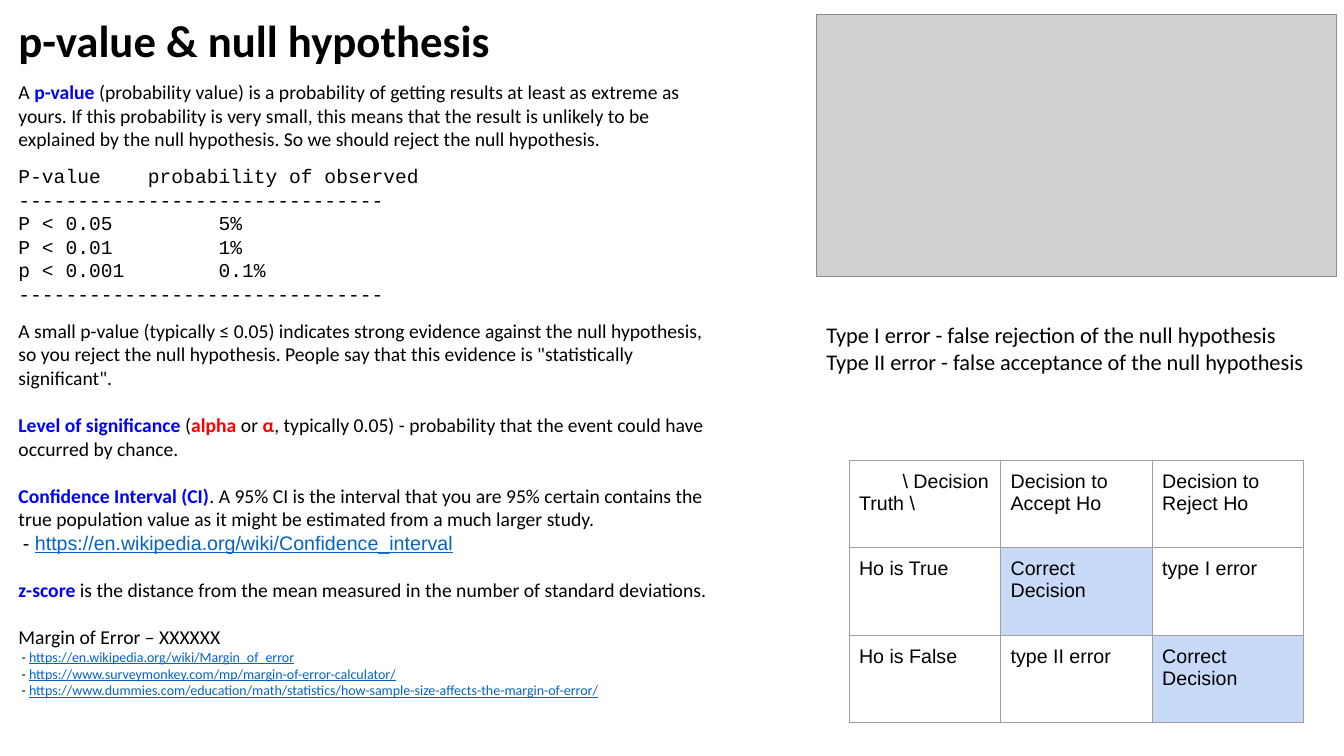
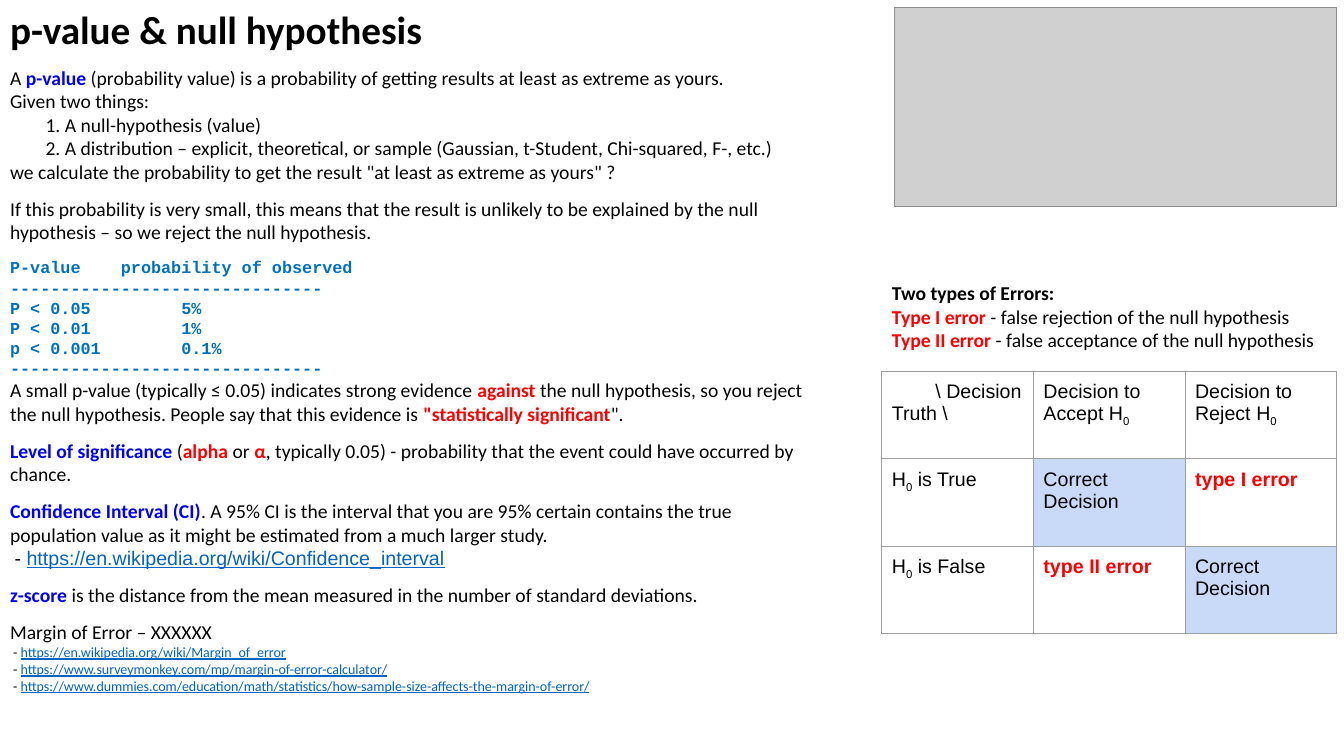
Before and after one commit to lselector/ml_ai_doc, a slide deck: slide 2 of statistics_05_hypothesis_testing_p_val.pptx. Drawn at 1344x756 pixels with LibreOffice and Linux fonts; fonts in the diff are those of the drawing; grey boxes stand for pictures. Boxes give left, top, right and bottom in pixels: in the first picture for what was removed or moved away, otherwise in the second. Text is boxed around its words. In the diff, an @@ line names an element or a change of style, - is before the commit and + after.

```diff
--- a/statistics_05_hypothesis_testing_p_val.pptx
+++ b/statistics_05_hypothesis_testing_p_val.pptx
@@ text "p-value & null hypothesis" moved from (x1=18, y1=25, x2=706, y2=698) to (x1=10, y1=16, x2=803, y2=694) @@
@@ text at (x1=10, y1=16, x2=803, y2=425): size 32 to 28 pt in "p-value & null hypothesis"; size 14 to 12 pt, text colour #000000 to #0070C0 in "P-value probability of observed", "-------------------------------", "P < 0.05 5%", "P < 0.01 1%" and 2 more places; bold on in "P-value probability of observed", "-------------------------------", "P < 0.05 5%", "P < 0.01 1%" and 3 more places; text colour #000000 to #FF0000 in "against "statistically significant"." @@
@@ picture resized from (x1=817, y1=14, x2=1337, y2=277) to (x1=894, y1=8, x2=1337, y2=207) @@
@@ text at (x1=10, y1=71, x2=772, y2=243): text changed @@
-A p-value (probability value) is a probability of getting results at least as extreme as yours. If this probability is very small, this means that the result is unlikely to be explained by the null hypothesis. So we should reject the null hypothesis.
+A p-value (probability value) is a probability of getting results at least as extreme as yours.
+Given two things:
+1. A null-hypothesis (value)
+2. A distribution – explicit, theoretical, or sample (Gaussian, t-Student, Chi-squared, F-, etc.)
+we calculate the probability to get the result "at least as extreme as yours" ?
+If this probability is very small, this means that the result is unlikely to be explained by the null hypothesis – so we reject the null hypothesis.
@@ text "Two types of Errors:" moved from (x1=826, y1=327, x2=1303, y2=374) to (x1=892, y1=286, x2=1314, y2=350) @@
@@ text at (x1=892, y1=286, x2=1054, y2=303): paragraph added @@
+Two types of Errors:
@@ text at (x1=892, y1=310, x2=1314, y2=350): size 16 to 14 pt in "Type I error - false rejection of ...", "Type II error - false acceptance of ..."; text colour #000000 to #FF0000, bold on in "Type I error", "Type II error" @@
@@ table at (x1=882, y1=371, x2=1336, y2=634) @@
-row 1, column 2: Decision to Accept Ho
+row 1, column 2: Decision to Accept H0
-row 1, column 3: Decision to Reject Ho
+row 1, column 3: Decision to Reject H0
-row 2, column 1: Ho is True
+row 2, column 1: H0 is True
-row 3, column 1: Ho is False
+row 3, column 1: H0 is False
@@ text colour #000000 to #FF0000, bold on in "type I error", "type II error" @@
@@ table moved from (x1=849, y1=461, x2=1303, y2=724) to (x1=882, y1=371, x2=1336, y2=634) @@
```
Also in this commit, not shown: 3 other slides changed, 1 slide added.
